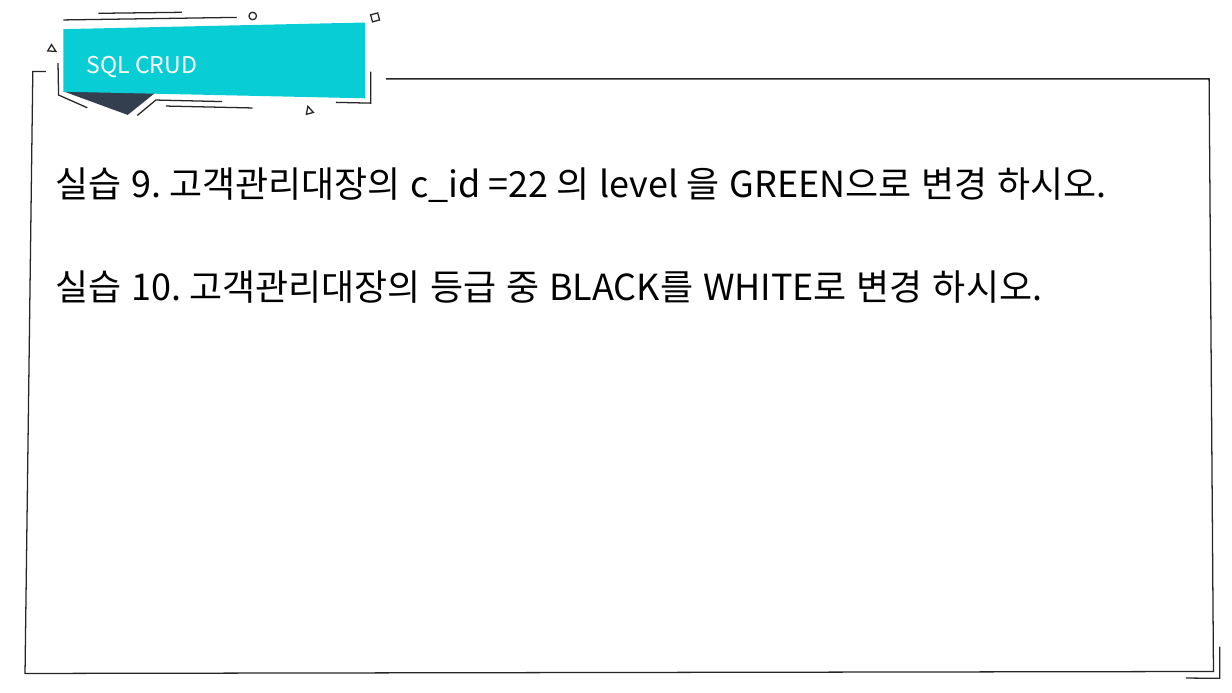
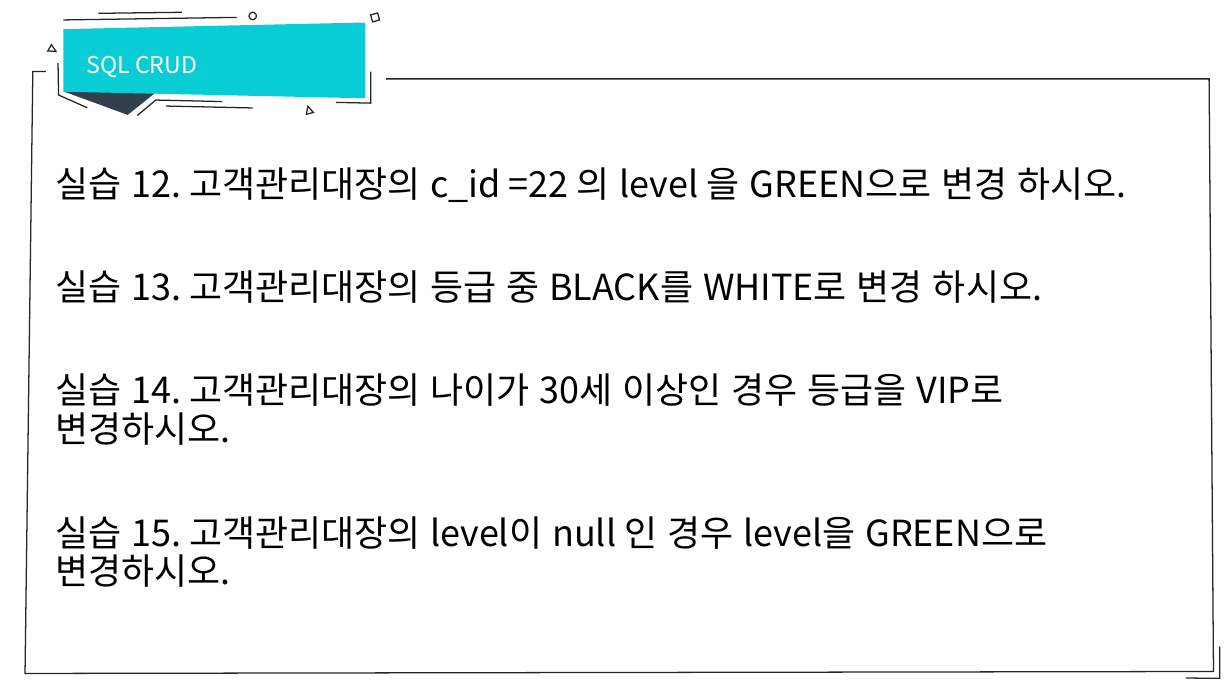
Before and after one commit to sumn-2020/lecture, a slide deck: slide 22 of database/7강 SQL CRUD.pptx (slide 20 before the commit). Drawn at 1232x693 pixels with LibreOffice and Linux fonts; fonts in the diff are those of the drawing. Boxes give left, top, right and bottom in pixels: in the first picture for what was removed or moved away, otherwise in the second. Text is boxed around its words. In the diff, an @@ line names an element or a change of style, - is before the commit and + after.

```diff
--- a/database/7강 SQL CRUD.pptx
+++ b/database/7강 SQL CRUD.pptx
@@ text at (55, 167, 1126, 587): text changed @@
-실습 9. 고객관리대장의 c_id =22 의 level 을 GREEN으로 변경 하시오.
-실습 10. 고객관리대장의 등급 중 BLACK를 WHITE로 변경 하시오.
+실습 12. 고객관리대장의 c_id =22 의 level 을 GREEN으로 변경 하시오.
+실습 13. 고객관리대장의 등급 중 BLACK를 WHITE로 변경 하시오.
+실습 14. 고객관리대장의 나이가 30세 이상인 경우 등급을 VIP로 변경하시오.
+실습 15. 고객관리대장의 level이 null 인 경우 level을 GREEN으로 변경하시오.
```
Also in this commit, not shown: 5 other slides changed, 2 slides added, 4 other files.
